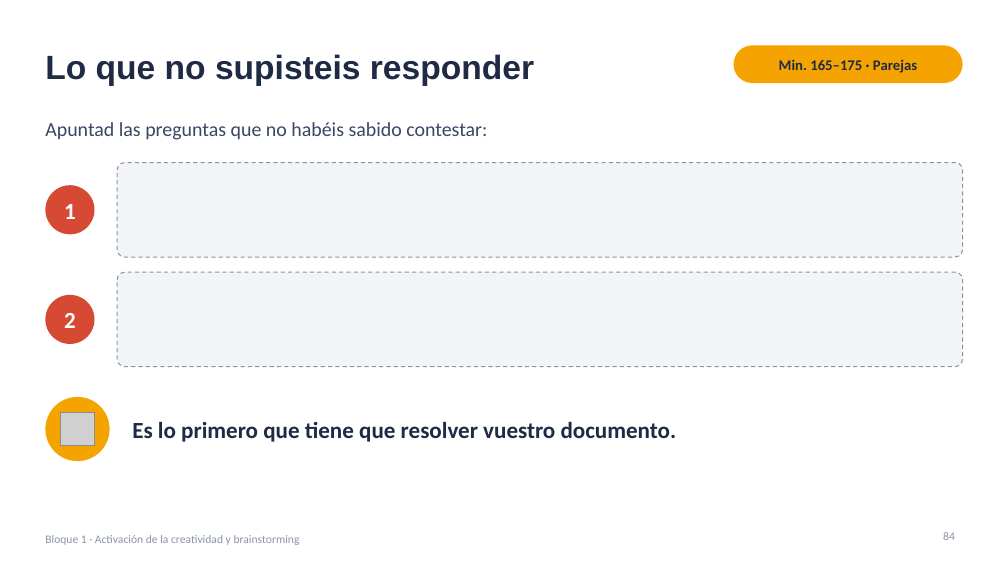
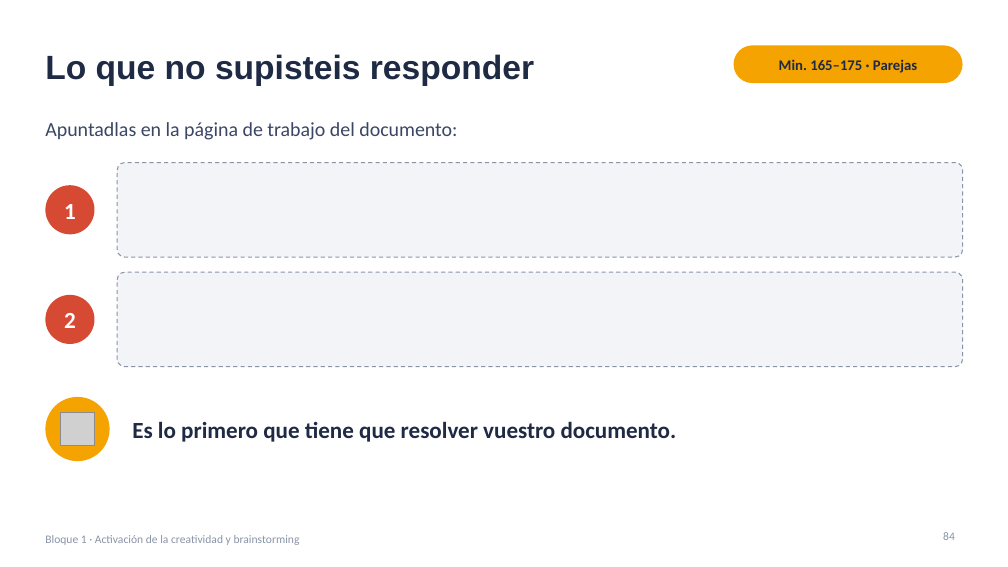
Before and after one commit to jjnieto/creatividad-ofimatica-ia, a slide deck: slide 84 of diapositivas/Curso.pptx. Drawn at 1008x567 pixels with LibreOffice and Linux fonts; fonts in the diff are those of the drawing; grey boxes stand for pictures. Boxes give left, top, right and bottom in pixels: in the first picture for what was removed or moved away, otherwise in the second. Text is boxed around its words. In the diff, an @@ line names an element or a change of style, - is before the commit and + after.

```diff
--- a/diapositivas/Curso.pptx
+++ b/diapositivas/Curso.pptx
@@ text at bbox=[45, 122, 457, 140]: text changed @@
-Apuntad las preguntas que no habéis sabido contestar:
+Apuntadlas en la página de trabajo del documento:
```
Also in this commit, not shown: 2 other slides changed.
